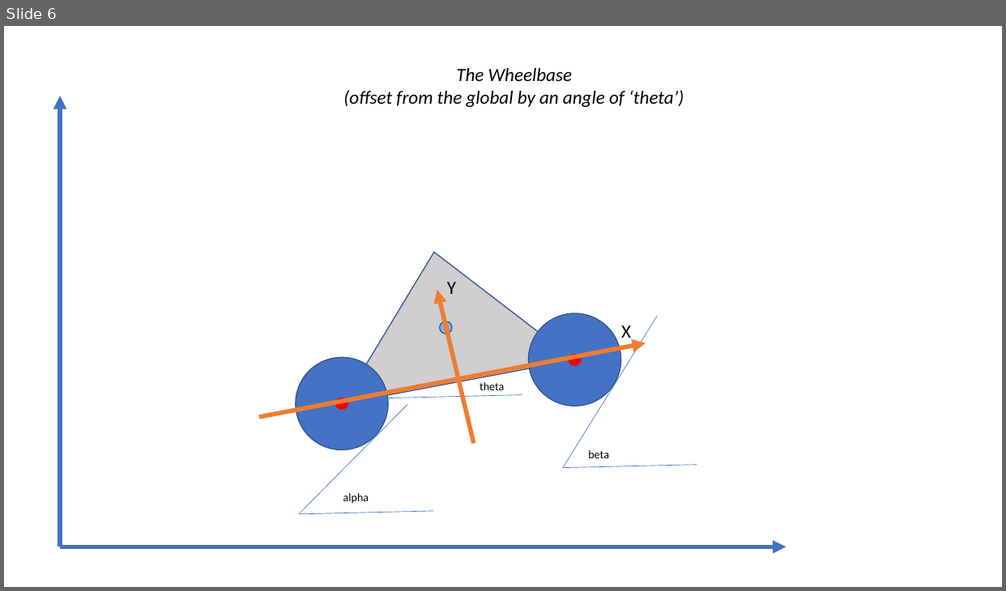
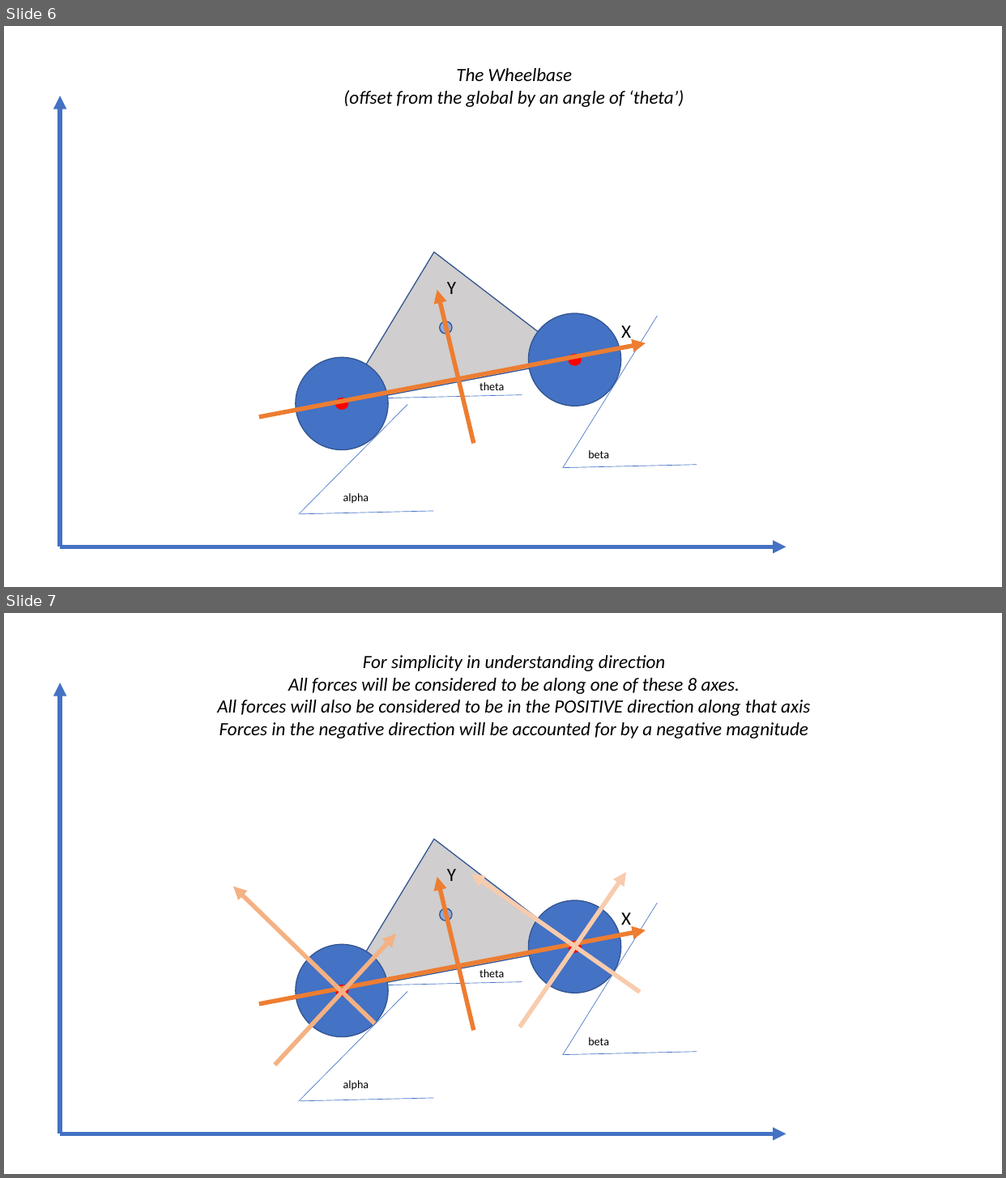
Before and after one commit to rhambleton/drive2d, a slide deck: vehicle forces.pptx. Shown one above the other, each under a label of ours: slide 6 before the commit, slides 6 and 7 after it. The pictures are 1006x591 and 1006x1178 pixels, drawn with LibreOffice and Linux fonts; fonts in the diff are those of the drawing. Boxes give left, top, right and bottom in pixels: in the first picture for what was removed or moved away, otherwise in the second. Text is boxed around its words. In the diff, an @@ line names an element or a change of style, - is before the commit and + after.

```diff
--- a/vehicle forces.pptx
+++ b/vehicle forces.pptx
@@ slide 7 added at <box>4,613,1002,1174</box>, background #FFFFFF @@
@@ text added at <box>217,655,810,739</box>, 18 pt, text #000000, italic @@
+For simplicity in understanding direction
+All forces will be considered to be along one of these 8 axes.
+All forces will also be considered to be in the POSITIVE direction along that axis
+Forces in the negative direction will be accounted for by a negative magnitude
@@ arrow added from (60, 1134) to (60, 683), #4472C4 4.25 pt @@
@@ triangle added at <box>318,818,575,991</box>, fill #D0CECE, outline #325491 1 pt @@
@@ arrow added from (473, 1031) to (437, 877), #ED7D31 4.25 pt @@
@@ text added at <box>447,869,456,881</box>, 18 pt, text #000000 @@
+Y
@@ arrow added from (640, 993) to (471, 875), #F8CBAD 4.25 pt @@
@@ arrow added from (520, 1028) to (626, 872), #F8CBAD 4.25 pt @@
@@ arrow added from (374, 1024) to (233, 886), #F4B183 4.25 pt @@
@@ ellipse added at <box>529,901,621,994</box>, fill #4472C4, outline #325491 1 pt @@
@@ line added from (562, 1055) to (658, 903), #4472C4 0.5 pt @@
@@ ellipse added at <box>440,909,453,922</box>, fill #8FAADC, outline #325491 1 pt @@
@@ text added at <box>621,913,631,925</box>, 18 pt, text #000000 @@
+X
@@ arrow added from (259, 1004) to (646, 931), #ED7D31 4.25 pt @@
@@ arrow added from (275, 1065) to (396, 934), #F4B183 4.25 pt @@
@@ ellipse added at <box>296,944,388,1037</box>, fill #4472C4, outline #325491 1 pt @@
@@ ellipse added at <box>569,942,582,953</box>, fill #FF0000, outline #FF0000 1 pt @@
@@ text added at <box>479,969,504,977</box>, 11 pt, text #000000 @@
+theta
@@ line added from (299, 1102) to (407, 992), #4472C4 0.5 pt @@
@@ ellipse added at <box>335,985,348,996</box>, fill #FF0000, outline #FF0000 1 pt @@
@@ line added from (388, 985) to (522, 982), #4472C4 0.5 pt @@
@@ text added at <box>588,1037,609,1046</box>, 11 pt, text #000000 @@
+beta
@@ line added from (562, 1055) to (697, 1052), #4472C4 0.5 pt @@
@@ line added from (300, 1101) to (434, 1098), #4472C4 0.5 pt @@
@@ text added at <box>343,1080,369,1091</box>, 11 pt, text #000000 @@
+alpha
@@ arrow added from (60, 1134) to (786, 1134), #4472C4 4.25 pt @@
```
Also in this commit, not shown: 2 slides changed, 1 other file.
